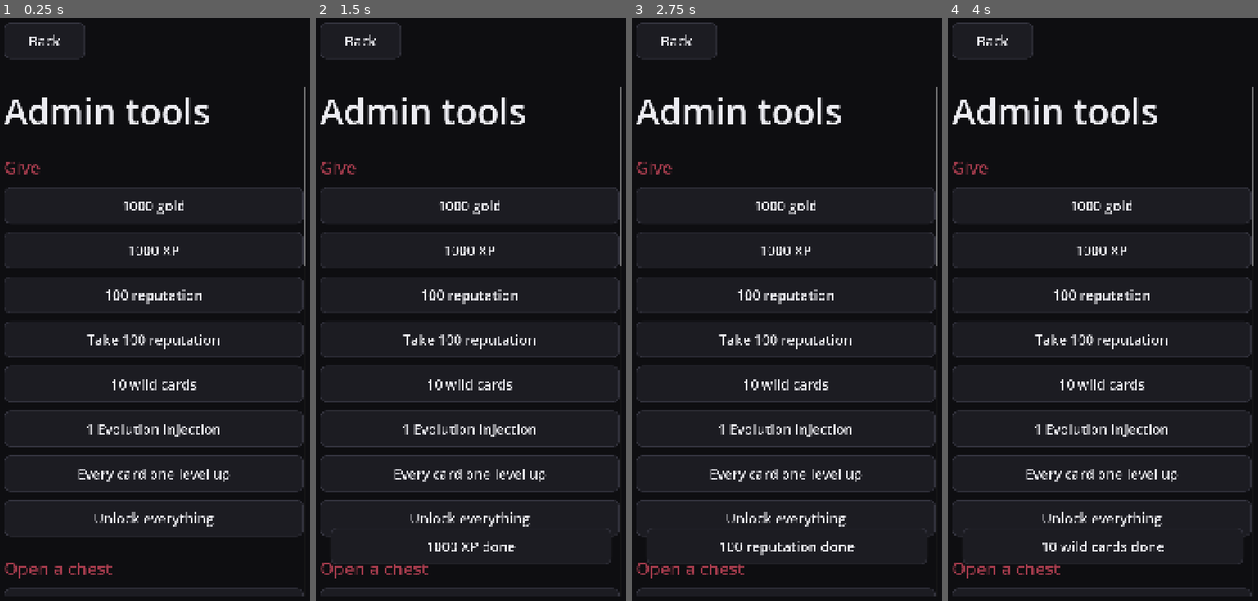
Above: before the commit, frames 1-4 (left to right).
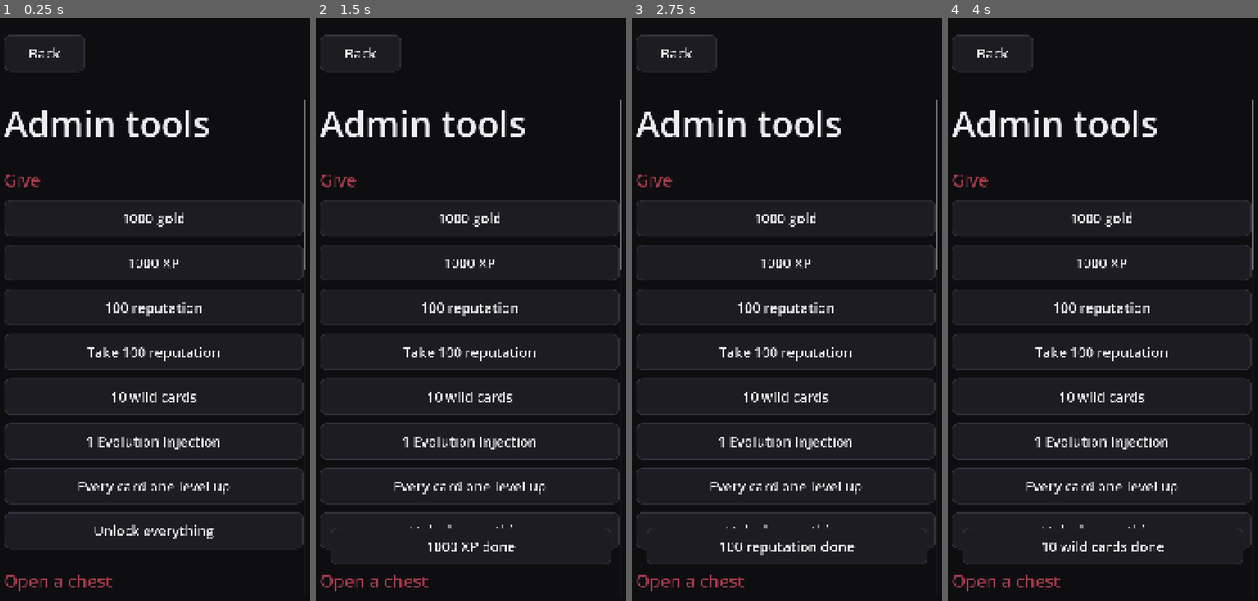
Above: after the commit, the same moments.

Repository: HenryElendheim/ELND
Game: Godot game, scene res://scenes/admin.tscn
The game is run twice, just before and just after one commit, with the same random seed, the same clock (stepped at 60 frames per second) and the same inputs. This scene is started directly instead of the project's main scene.
Inputs:
- Up to frame 1 (0.25 s): no input
- Up to frame 2 (1.5 s): click "1000 gold" at 0.5 s; click "1000 XP" at 1.25 s
- Up to frame 3 (2.75 s): click "100 reputation" at 2 s
- Up to frame 4 (4 s): click "Take 100 reputation" at 2.75 s; click "10 wild cards" at 3.5 s

The runs differ from the first frame. In frame 1, 9.4% of the frame differs, in the area x 1-99%, y 0-100%; in frame 2, 9.1%; in frame 3, 9.1%; in frame 4, 9.1%.

Commit message:
Move the top left Back button a little lower
It now sits 64 pixels from the top instead of 24, and the screen's content
starts lower to match, so nothing overlaps it.

Diff:
--- a/scripts/ui/screen.gd
+++ b/scripts/ui/screen.gd
@@ -7,6 +7,8 @@
 const SIDE_MARGIN := 56
 const TOP_MARGIN := 120
 const BACK_SIZE := Vector2(260, 110)
+## How far down from the top of the screen the Back button sits.
+const BACK_TOP := 64
 
 var content := VBoxContainer.new()
 ## The scrolling area around the content, so a screen can scroll to a part of itself.
@@ -40,7 +42,7 @@
 	_back = Ui.button("Back", func() -> void: go_back())
 	_back.size_flags_horizontal = SIZE_FILL
 	_back.custom_minimum_size = BACK_SIZE
-	_back.position = Vector2(SIDE_MARGIN, 24)
+	_back.position = Vector2(SIDE_MARGIN, BACK_TOP)
 	add_child(_back)
 	build()
 	refresh_back()
@@ -64,7 +66,7 @@
 func refresh_back() -> void:
 	var shown := wants_back()
 	_back.visible = shown
-	_margin.add_theme_constant_override("margin_top", TOP_MARGIN + (int(BACK_SIZE.y) if shown else 0))
+	_margin.add_theme_constant_override("margin_top", TOP_MARGIN + (int(BACK_SIZE.y) + BACK_TOP - 24 if shown else 0))
 
 
 ## Adds a control to the bottom of the column and hands it back, so it can be adjusted further.
